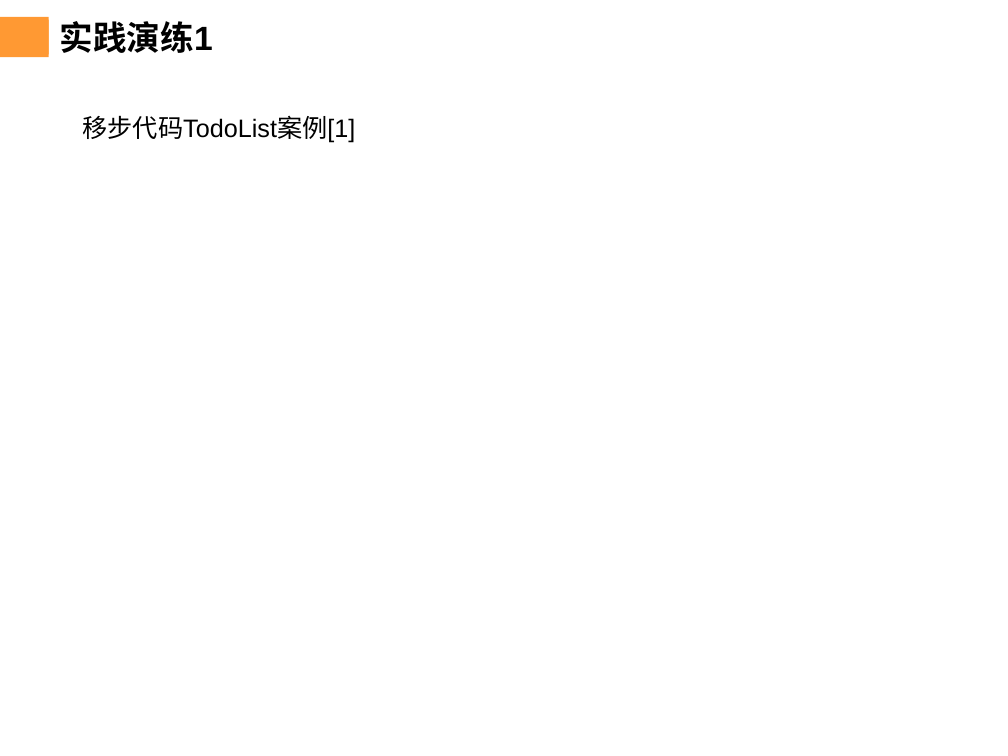
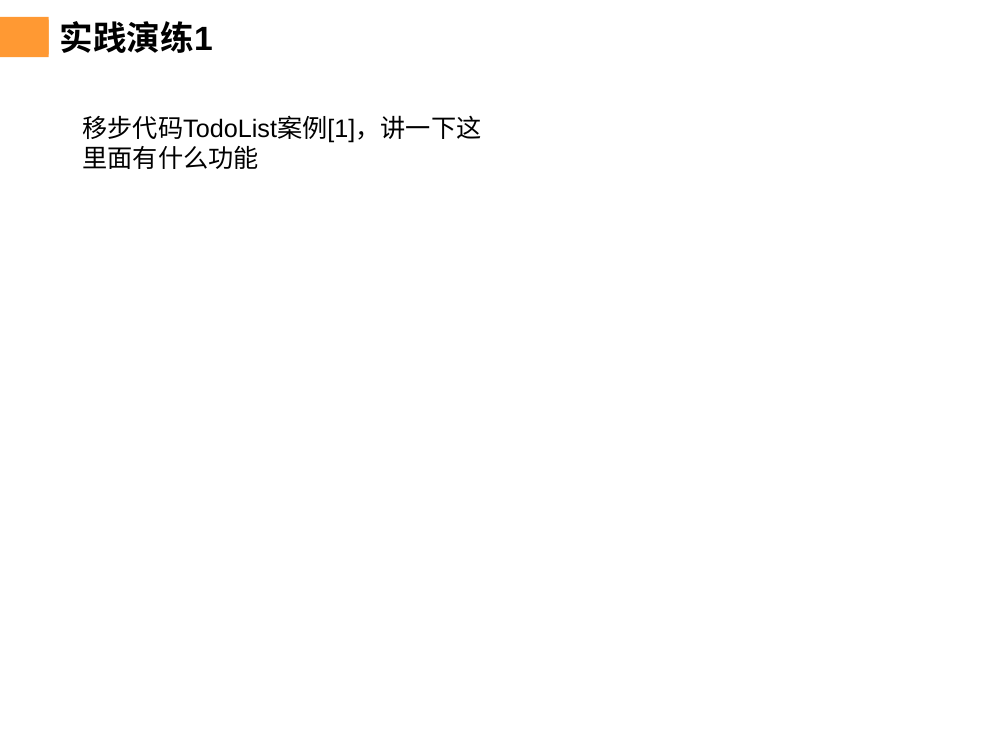
Before and after one commit to chenqiuli/JY_Peixun_1, a slide deck: slide 24 of PPT内容.pptx (slide 23 before the commit). Drawn at 1008x756 pixels with LibreOffice and Linux fonts; fonts in the diff are those of the drawing; background and template pictures are left out. Boxes give left, top, right and bottom in pixels: in the first picture for what was removed or moved away, otherwise in the second. Text is boxed around its words. In the diff, an @@ line names an element or a change of style, - is before the commit and + after.

```diff
--- a/PPT内容.pptx
+++ b/PPT内容.pptx
@@ text at (82, 115, 481, 169): text changed @@
-移步代码TodoList案例[1]
+移步代码TodoList案例[1]，讲一下这里面有什么功能
```
Also in this commit, not shown: 7 other slides changed, 2 slides added, 1 slide removed, 5 other files.
